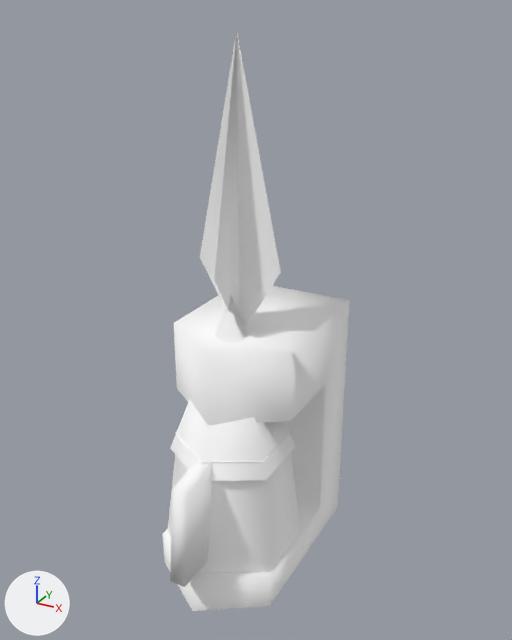
What one commit did to the glTF model public/3d/item/model__item__shop.ofs_3535_0/3535IMEL01_36.gltf.
One viewpoint serves both versions: a camera (50 mm lens) standing at (1.093, -1.873, 1.924) and looking at (0.042, 0.037, 0.969). Every picture has the same lights, and +X, +Y and +Z are marked at lower left. The older version comes first.

The older version as bpy lines, for what is in view:
```python
mat_imel01_36_0 = principled_material('imel01_36_0')
mat_imel01_36_0.base_color = (1.0, 1.0, 1.0)  # white #ffffff
mat_imel01_36_0.roughness = 1.0
mat_imel01_36_1 = principled_material('imel01_36_1')
mat_imel01_36_1.base_color = (1.0, 1.0, 1.0)  # white #ffffff
mat_imel01_36_1.roughness = 1.0
mat_imel01_36_2 = principled_material('imel01_36_2')
mat_imel01_36_2.base_color = (1.0, 1.0, 1.0)  # white #ffffff
mat_imel01_36_2.roughness = 1.0
mat_imel01_36_3 = principled_material('imel01_36_3')
mat_imel01_36_3.base_color = (1.0, 1.0, 1.0)  # white #ffffff
mat_imel01_36_3.roughness = 1.0
me_3535imel01_36 = bpy.data.meshes.new('3535IMEL01_36')
me_3535imel01_36.from_pydata(...)  # 64 vertices, 70 faces; spans x -0.23..0.23, y -0.42..0.42, z 0.0..1.87
# faces by material slot: [16, 25, 25, 4]
me_3535imel01_36.materials.append(mat_imel01_36_1)  # white #ffffff
me_3535imel01_36.materials.append(mat_imel01_36_0)  # white #ffffff
me_3535imel01_36.materials.append(mat_imel01_36_2)  # white #ffffff
me_3535imel01_36.materials.append(mat_imel01_36_3)  # white #ffffff
ob_3535imel01_36 = bpy.data.objects.new('3535IMEL01_36', me_3535imel01_36)
ob_3535imel01_36.location = (0.0, 0.0, 0.0)
```
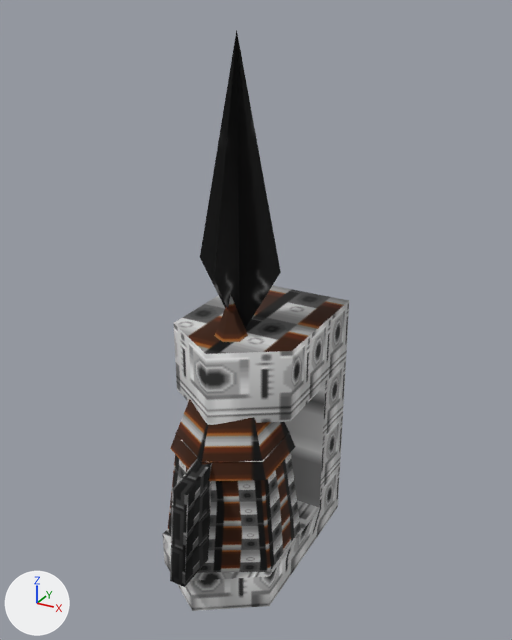
The change, as a list of edits to the scene's bpy script:
```text
Add img_imel01_36_3:
    img_imel01_36_3 = load_image('imel01_36_3', '_unpacked/imel01_36_3', 16, 32, 'sRGB')
Add img_imel01_36_2:
    img_imel01_36_2 = load_image('imel01_36_2', '_unpacked/imel01_36_2', 32, 32, 'sRGB')
Add img_imel01_36_0:
    img_imel01_36_0 = load_image('imel01_36_0', '_unpacked/imel01_36_0', 32, 32, 'sRGB')
Add img_imel01_36_1:
    img_imel01_36_1 = load_image('imel01_36_1', '_unpacked/imel01_36_1', 32, 32, 'sRGB')
Change mat_imel01_36_1:
    remove mat_imel01_36_1.base_color = (1.0, 1.0, 1.0)  # white #ffffff
    add mat_imel01_36_1.texture = img_imel01_36_1
Change mat_imel01_36_0:
    remove mat_imel01_36_0.base_color = (1.0, 1.0, 1.0)  # white #ffffff
    add mat_imel01_36_0.texture = img_imel01_36_0
Change mat_imel01_36_2:
    remove mat_imel01_36_2.base_color = (1.0, 1.0, 1.0)  # white #ffffff
    add mat_imel01_36_2.texture = img_imel01_36_2
Change mat_imel01_36_3:
    remove mat_imel01_36_3.base_color = (1.0, 1.0, 1.0)  # white #ffffff
    add mat_imel01_36_3.texture = img_imel01_36_3
```

Where the change shows, as pixel boxes (x1, y1, x2, y2) in the pictures (512 x 640 px):
'3535IMEL01_36', surface changed (white to grey)
    both: (163, 30, 349, 611)
